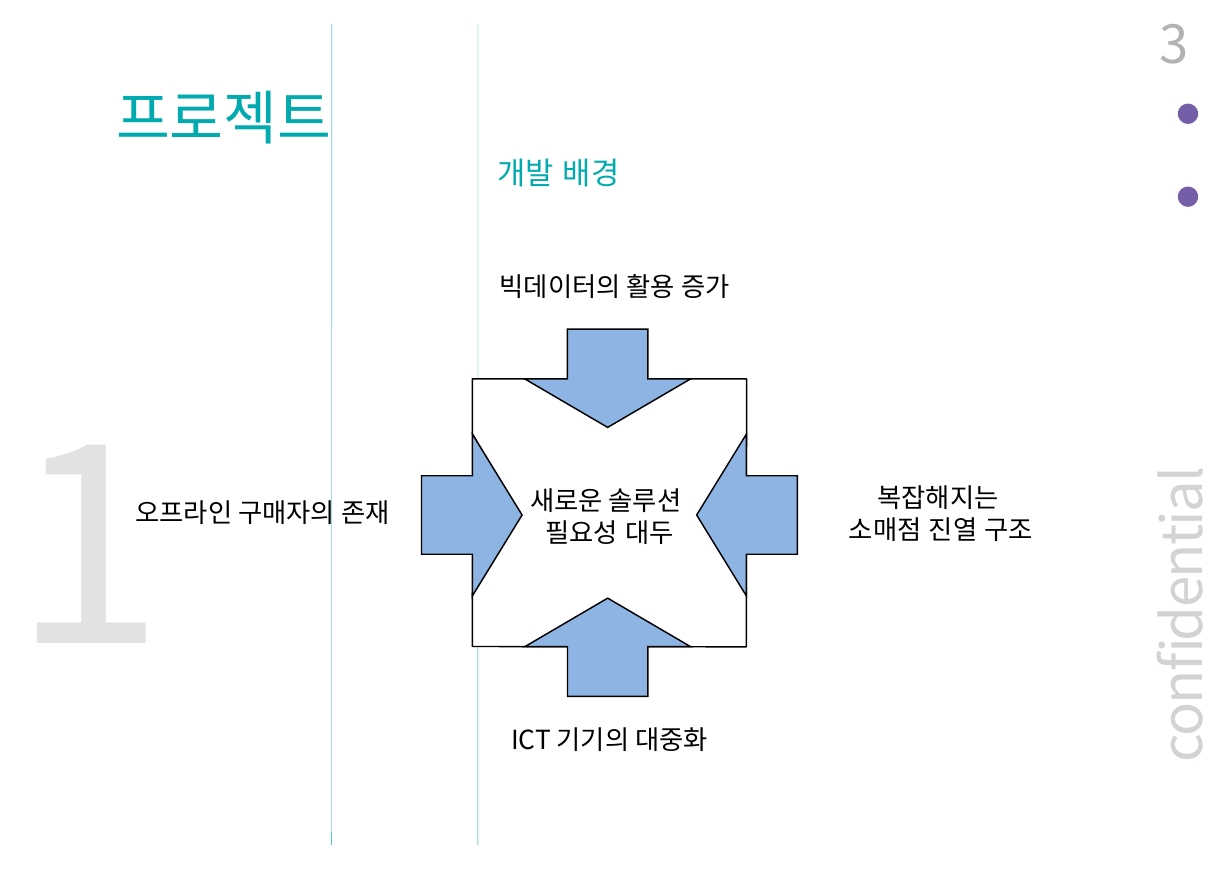
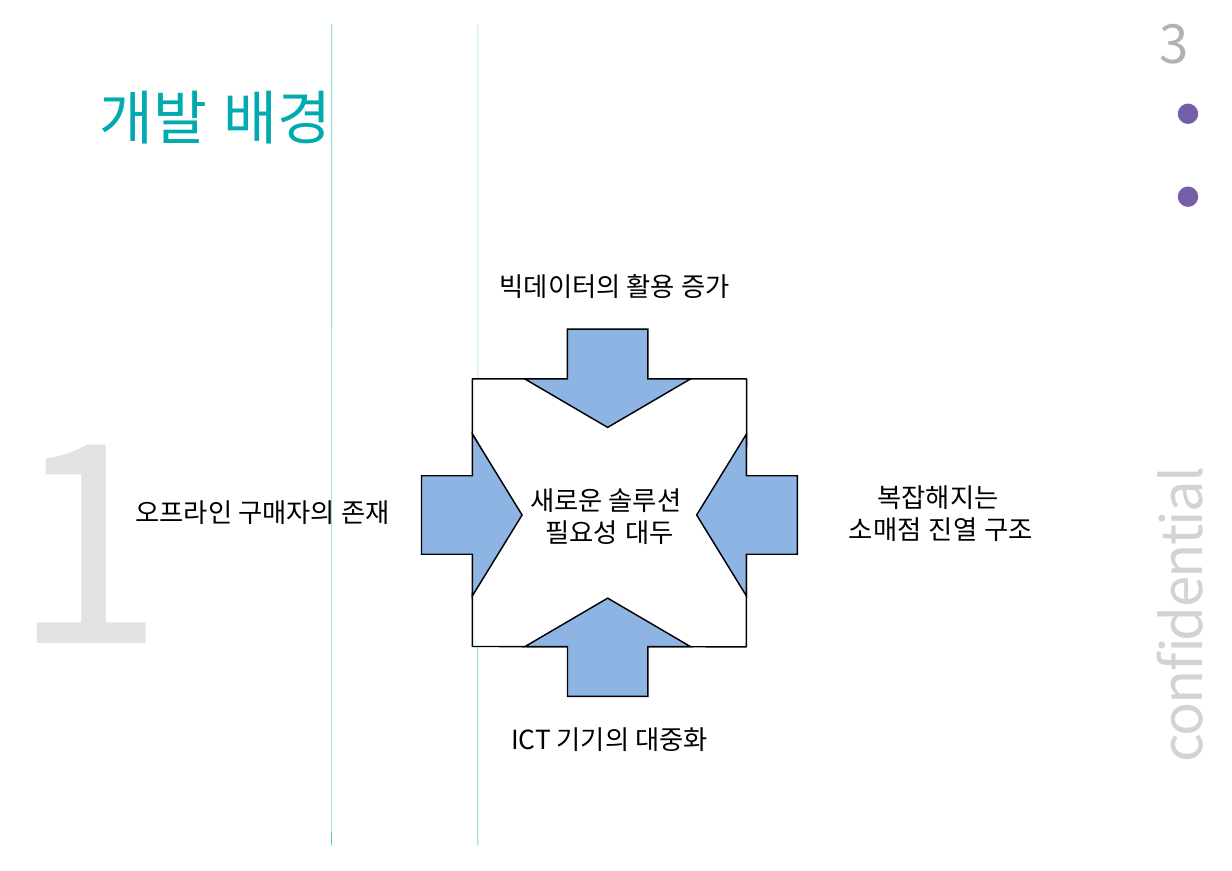
Before and after one commit to BerryWell/CapstoneDesign-2019-02, a slide deck: slide 3 of 제출자료/발표자료/중간_발표_자료_12조.pptx. Drawn at 1232x871 pixels with LibreOffice and Linux fonts; fonts in the diff are those of the drawing. Boxes give left, top, right and bottom in pixels: in the first picture for what was removed or moved away, otherwise in the second. Text is boxed around its words. In the diff, an @@ line names an element or a change of style, - is before the commit and + after.

```diff
--- a/제출자료/발표자료/중간_발표_자료_12조.pptx
+++ b/제출자료/발표자료/중간_발표_자료_12조.pptx
@@ text at box(100, 80, 332, 155): text changed @@
-프로젝트
+개발 배경
@@ text removed at box(498, 158, 620, 187) @@
-개발 배경
```
Also in this commit, not shown: 5 other slides changed, 7 slides added.
